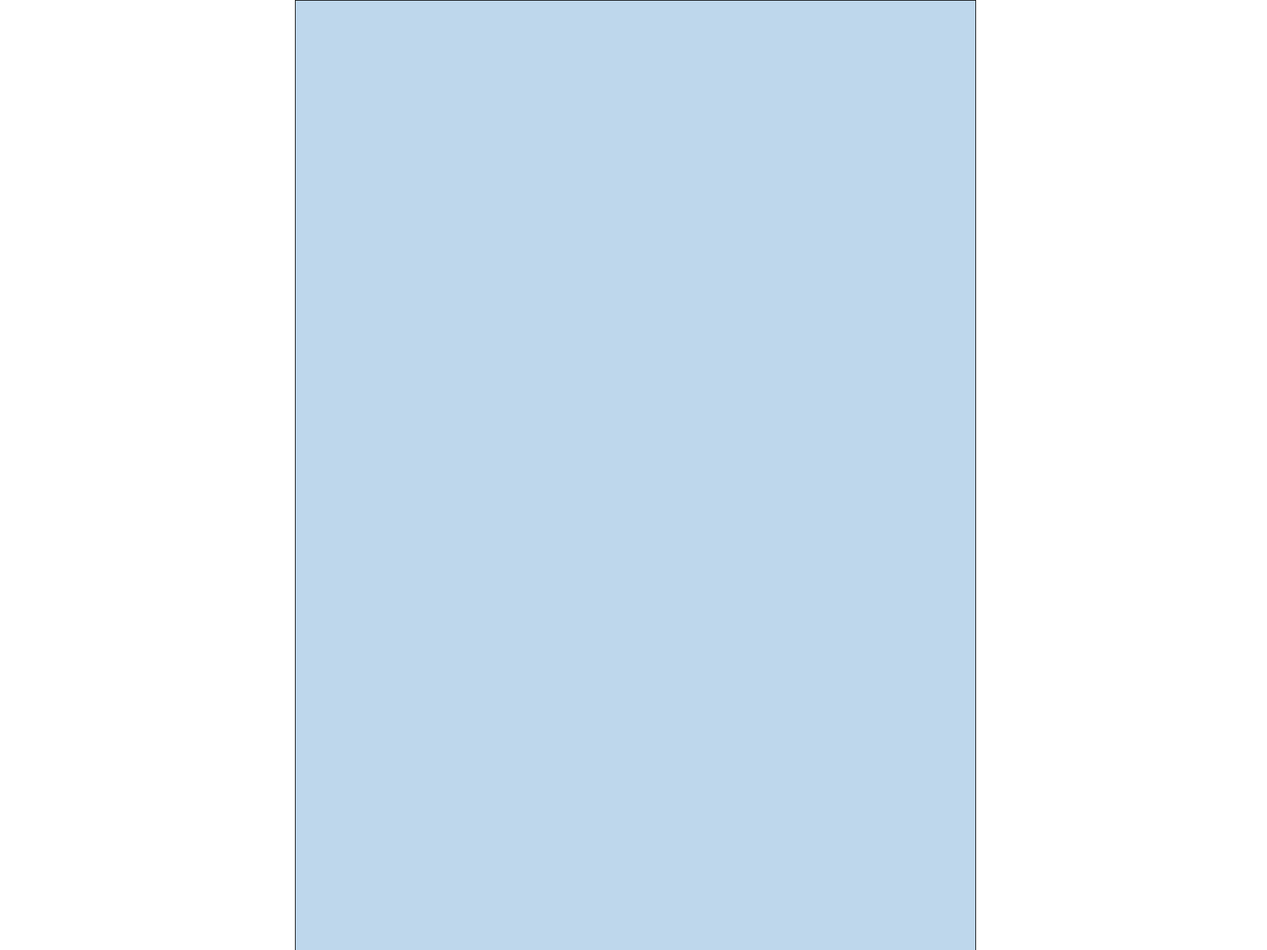
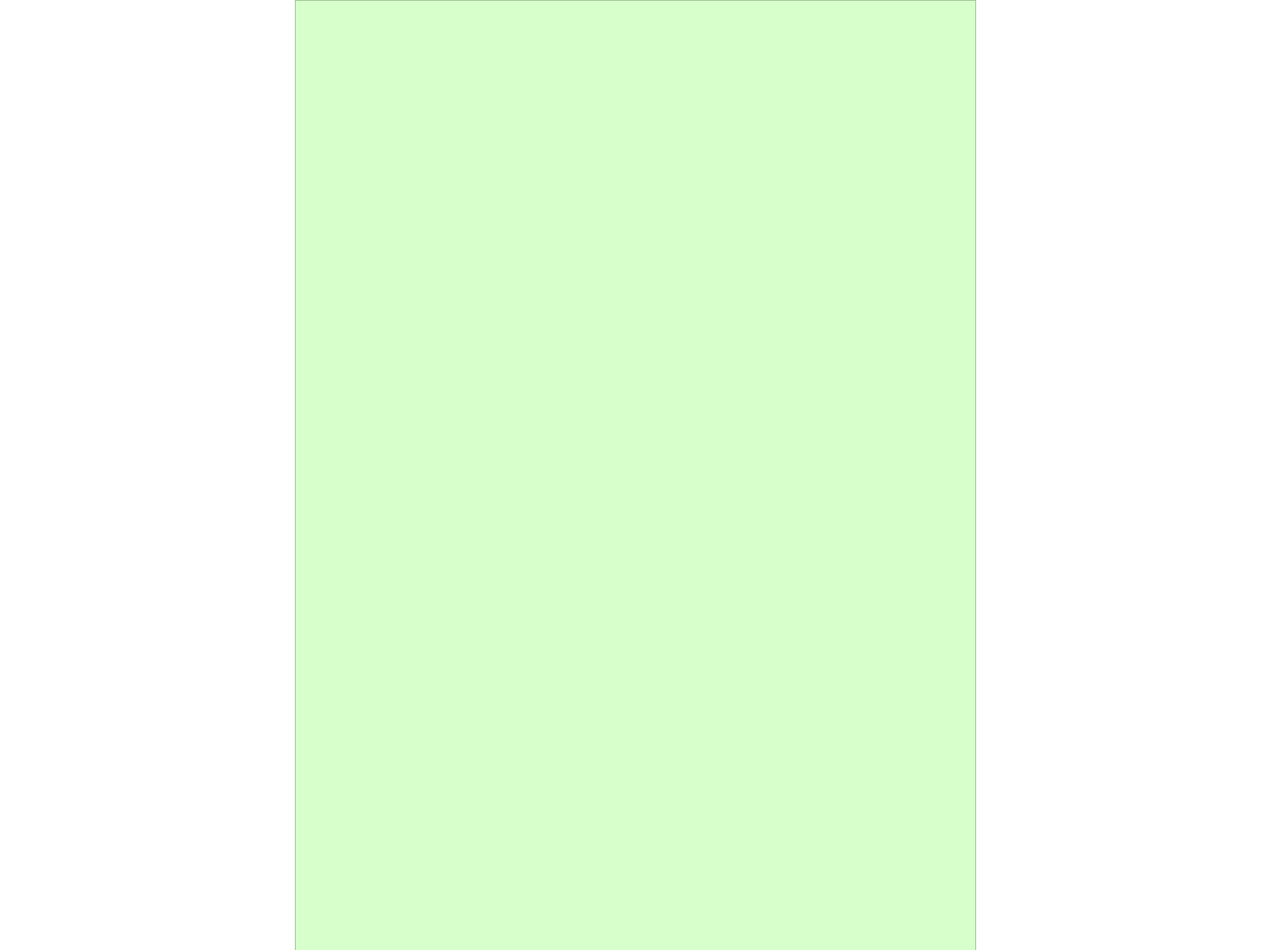
Layer changes from the first w=1267, h=950 image to the second:
painted on "Rectangle 1" over [294, 0, 976, 950]
